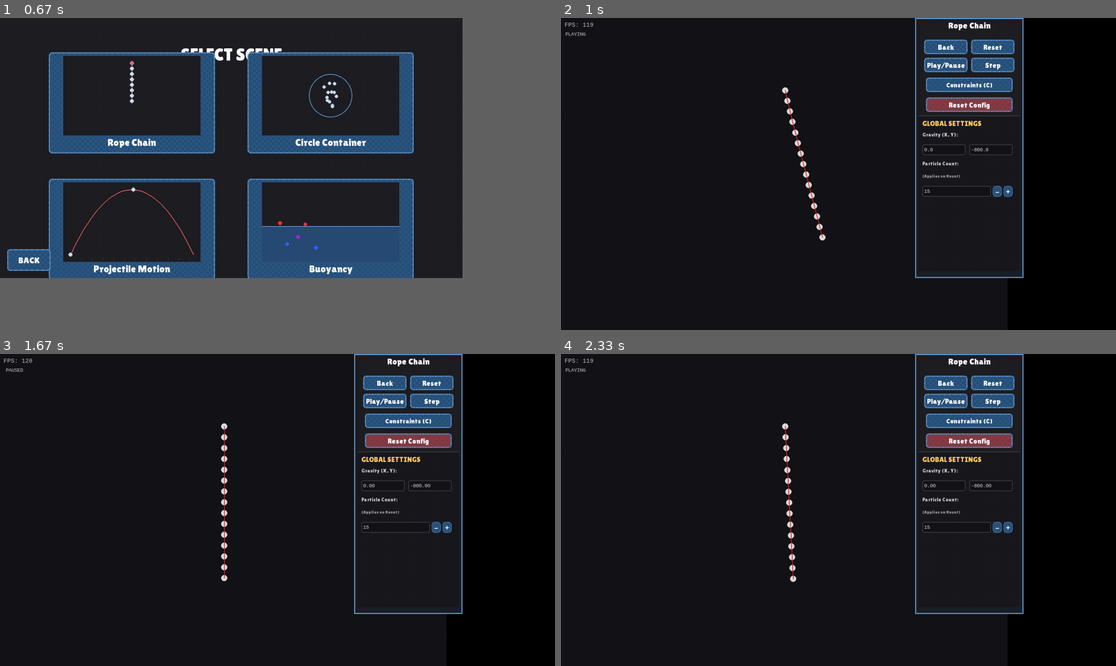
Above: before the commit, frames 1-4 (two rows, left to right).
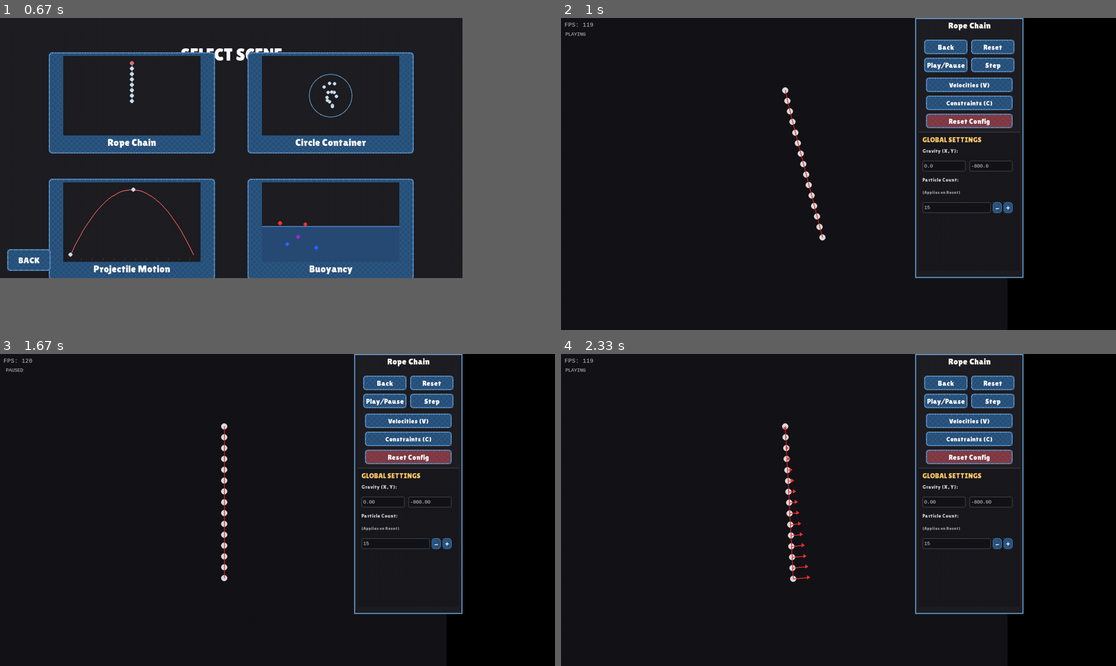
Above: after the commit, the same moments.

Repository: pvsssss/physics-engine-v2
Game: pygame game, started from main_with_menu.py
The game is run twice, just before and just after one commit, with the same random seed, the same clock (stepped at 60 frames per second) and the same inputs.
Inputs:
- Up to frame 1 (0.67 s): click "Start Simulation" at 0.38 s
- Up to frame 2 (1 s): click "Rope Chain" at 0.72 s
- Up to frame 3 (1.67 s): tap V at 1, 1.48 s; hold W from 1.33 s (still down)
- Up to frame 4 (2.33 s): release W at 1.8 s; hold S 1.88-2.18 s; tap Space at 1.95, 2.28 s; tap V at 2.03 s; hold W from 2.22 s (still down)

Frame 1 is identical in both runs. In frame 2, 2.6% of the frame differs, in the area x 64-83%, y 20-63%; in frame 3, 2.6%; in frame 4, 2.8%, in the area x 40-83%, y 20-73%.

Commit message:
added velocity visualization toggle

Diff:
--- a/engine/render/pygame_renderer.py
+++ b/engine/render/pygame_renderer.py
@@ -72,8 +72,8 @@
         pygame.gfxdraw.aacircle(self.screen, x, y, radius, color)
         pygame.gfxdraw.filled_circle(self.screen, x, y, radius, color)
 
-        if self.draw_velocities:
-            self._draw_velocity(particle)
+        # if self.draw_velocities:
+        #     self._draw_velocity(particle)
 
     def draw_constraint(self, p1, p2):
         x1, y1 = self.camera.world_to_screen(p1.position.x, p1.position.y)
@@ -110,15 +110,15 @@
         for y in range(0, SCREEN_HEIGHT, size):
             pygame.draw.line(self.screen, GRID_COLOR, (0, y), (SCREEN_WIDTH, y))
 
-    def _draw_velocity(self, particle):
-        x, y = self.camera.world_to_screen(particle.position.x, particle.position.y)
-
-        vx = particle.velocity.x * 0.1
-        vy = particle.velocity.y * 0.1
-
-        pygame.draw.line(
-            self.screen, VELOCITY_COLOR, (x, y), (x + int(vx), y + int(vy)), 2
-        )
+    # def _draw_velocity(self, particle):
+    #     x, y = self.camera.world_to_screen(particle.position.x, particle.position.y)
+
+    #     vx = particle.velocity.x * 0.1
+    #     vy = particle.velocity.y * 0.1
+
+    #     pygame.draw.line(
+    #         self.screen, VELOCITY_COLOR, (x, y), (x + int(vx), y + int(vy)), 2
+    #     )
 
     def _draw_text(self, text, x, y, font=None, color=(200, 200, 200)):
         if font is None:
@@ -516,3 +516,47 @@
             # pts = [(x - 4, y - 10), (x - 4, y + 10), (x + 10, y)]
             # pygame.gfxdraw.filled_polygon(self.screen, pts, icon_color)
             # pygame.gfxdraw.aapolygon(self.screen, pts, icon_color)
+
+    def draw_particle_velocities(self, particle):
+        """Draws a red vector indicating the particle's current live velocity."""
+        if not particle.alive or (
+            particle.velocity.x == 0 and particle.velocity.y == 0
+        ):
+            return
+
+        import math
+
+        # Calculate world space endpoints (scaled by 0.1 to match interactive vector)
+        start_world_x = particle.position.x
+        start_world_y = particle.position.y
+        end_world_x = start_world_x + particle.velocity.x * 0.1
+        end_world_y = start_world_y + particle.velocity.y * 0.1
+
+        # Convert to screen space
+        x, y = self.camera.world_to_screen(start_world_x, start_world_y)
+        end_x, end_y = self.camera.world_to_screen(end_world_x, end_world_y)
+
+        # Draw red vector line
+        pygame.draw.line(self.screen, (255, 50, 50), (x, y), (end_x, end_y), 2)
+
+        # Draw arrowhead
+        screen_dx = end_x - x
+        screen_dy = end_y - y
+        length = math.hypot(screen_dx, screen_dy)
+
+        if length > 4:  # Only draw arrowhead if the velocity is noticeably large
+            angle = math.atan2(screen_dy, screen_dx)
+            arrow_len = 8
+            a1 = angle + math.pi * 0.8
+            a2 = angle - math.pi * 0.8
+
+            pt1 = (end_x + math.cos(a1) * arrow_len, end_y + math.sin(a1) * arrow_len)
+            pt2 = (end_x + math.cos(a2) * arrow_len, end_y + math.sin(a2) * arrow_len)
+
+            pts = [
+                (int(end_x), int(end_y)),
+                (int(pt1[0]), int(pt1[1])),
+                (int(pt2[0]), int(pt2[1])),
+            ]
+            pygame.gfxdraw.filled_polygon(self.screen, pts, (255, 50, 50, 255))
+            pygame.gfxdraw.aapolygon(self.screen, pts, (255, 50, 50, 255))
--- a/engine/ui/menu_system.py
+++ b/engine/ui/menu_system.py
@@ -215,6 +215,7 @@
 
 
 class SimulationUI:
+
     def __init__(
         self,
         screen_width: int,
@@ -241,14 +242,15 @@
         self.is_paused = False
         self.last_selected_particle = None
 
+        # Build controls and calculate dynamic Y spacing for the Reset button
         self._build_top_controls(on_back, on_reset, on_pause, on_step)
 
         if "Projectile" in self.scene_info["name"]:
+            current_y = 365
+        elif "Buoyancy" in self.scene_info["name"]:
             current_y = 315
-        elif "Buoyancy" in self.scene_info["name"]:
+        else:
             current_y = 265
-        else:
-            current_y = 220
 
         self.btn_reset_config = Button(
             self.sim_width + 30,
@@ -319,13 +321,28 @@
             )
         )
 
-        # Re-add the toggle buttons!
         scene_name = self.scene_info["name"]
         toggle_x = self.sim_width + 30
         toggle_w = 240
         toggle_h = 40
         toggle_y = 165
 
+        # 1. Global Velocities Toggle (Applies to all scenes)
+        self.toggles["velocities"] = False
+        self.buttons.append(
+            Button(
+                toggle_x,
+                toggle_y,
+                toggle_w,
+                toggle_h,
+                "Velocities (V)",
+                callback=lambda: self.toggle("velocities"),
+                font_size=18,
+            )
+        )
+        toggle_y += 50
+
+        # 2. Scene-Specific Toggles
         if "Rope" in scene_name or "Circle" in scene_name:
             self.toggles["constraints"] = True
             self.buttons.append(
@@ -339,6 +356,7 @@
                     font_size=18,
                 )
             )
+            toggle_y += 50
 
         if "Projectile" in scene_name:
             self.toggles["trajectory"] = True
@@ -377,6 +395,7 @@
                     font_size=18,
                 )
             )
+            toggle_y += 125
 
         if "Buoyancy" in scene_name:
             self.toggles["water"] = True
@@ -403,6 +422,12 @@
                     font_size=18,
                 )
             )
+            toggle_y += 100
+
+        self.final_toggle_y = (
+            toggle_y
+            + 50  # Save this so the Reset Config button anchors perfectly below
+        )
 
     def _build_global_ui(self):
         cfg = config_manager.get_scene_config(self.scene_name_key)
--- a/main_with_menu.py
+++ b/main_with_menu.py
@@ -102,6 +102,9 @@
                     ):  # Shifted from 'w' to free up Reset Config
                         if sim_ui:
                             sim_ui.toggle("water")
+                    elif event.key == pygame.K_v:
+                        if sim_ui:
+                            sim_ui.toggle("velocities")
             # Handle UI and Interaction events
             if menu.state != MenuState.SIMULATION:
                 menu.handle_event(event)
@@ -183,6 +186,9 @@
             # Scale toggle (All scenes)
             renderer.draw_scale = sim_ui.get_toggle("scale")
 
+            # Velocities toggle (All scenes)
+            renderer.draw_velocities = sim_ui.get_toggle("velocities")
+
         # Cleanup when leaving simulation
         if menu.state != MenuState.SIMULATION and psystem is not None:
             renderer = None
@@ -323,6 +329,8 @@
     for p in psystem.particles:
         if p.alive:
             renderer.draw_particle(p)
+            if getattr(renderer, "draw_velocities", False):
+                renderer.draw_particle_velocities(p)
 
     # Add interaction highlights strictly after particles
     if interaction and interaction.selected_particle and is_paused:
